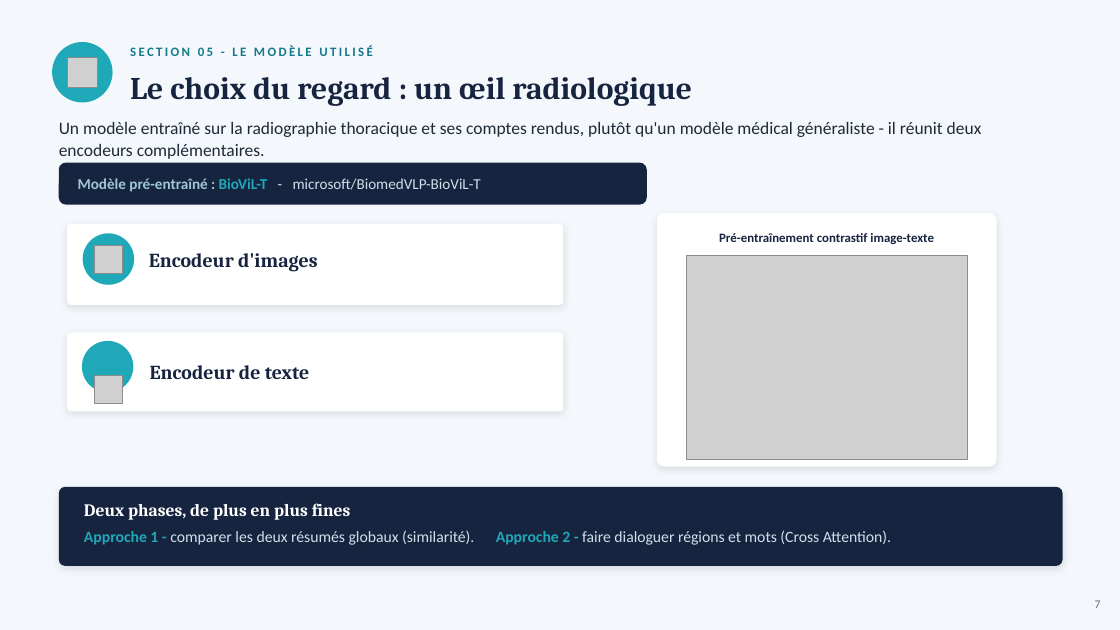
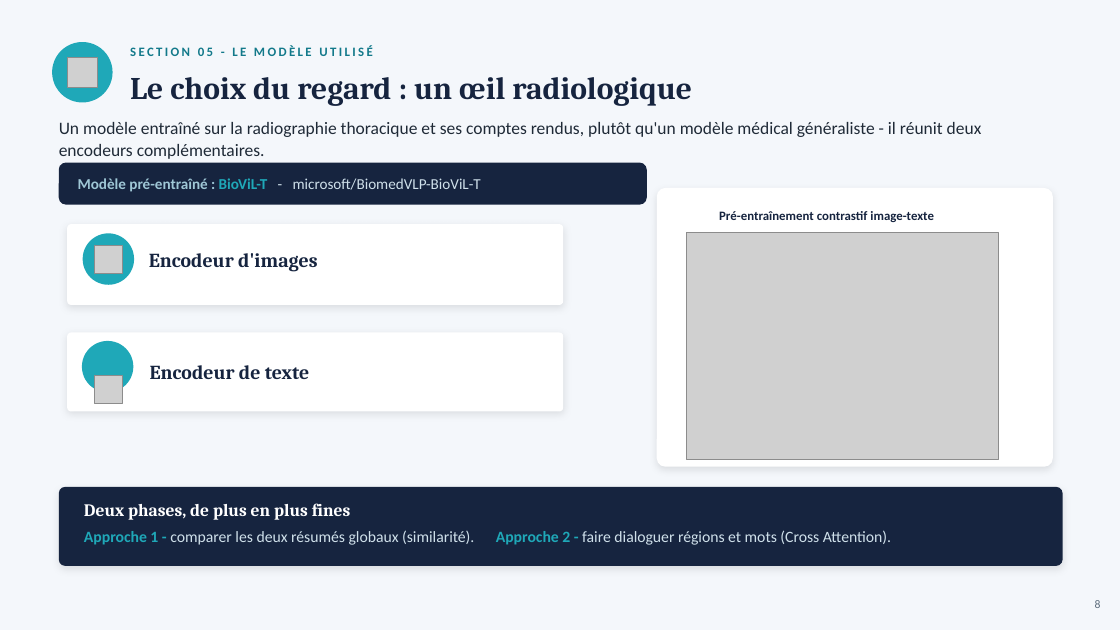
Before and after one commit to AichaFa/2-Projets-Fullstack, a slide deck: slide 8 of 6-Diriger un projet de données/Auditeur_Coherence_Medicale/5-Presentation/Auditeur_Coherence_Medicale_Presentation.pptx (slide 7 before the commit). Drawn at 1120x630 pixels with LibreOffice and Linux fonts; fonts in the diff are those of the drawing; grey boxes stand for pictures. Boxes give left, top, right and bottom in pixels: in the first picture for what was removed or moved away, otherwise in the second. Text is boxed around its words. In the diff, an @@ line names an element or a change of style, - is before the commit and + after.

```diff
--- a/6-Diriger un projet de données/Auditeur_Coherence_Medicale/5-Presentation/Auditeur_Coherence_Medicale_Presentation.pptx
+++ b/6-Diriger un projet de données/Auditeur_Coherence_Medicale/5-Presentation/Auditeur_Coherence_Medicale_Presentation.pptx
@@ rounded rectangle: place and size @@
-rounded rectangle at [657, 213, 997, 467]
+rounded rectangle at [657, 188, 1053, 467]
@@ text "Pré-entraînement contrastif image-texte": place and size @@
-text "Pré-entraînement contrastif image-texte" at [719, 233, 934, 244]
+text "Pré-entraînement contrastif image-texte" at [719, 211, 934, 222]
@@ picture: place and size @@
-picture at [686, 255, 968, 460]
+picture at [686, 233, 999, 460]
@@ page number at [1095, 600, 1101, 608]: text changed @@
-7
+8
```
Also in this commit, not shown: 1 slide added, 1 other file.
